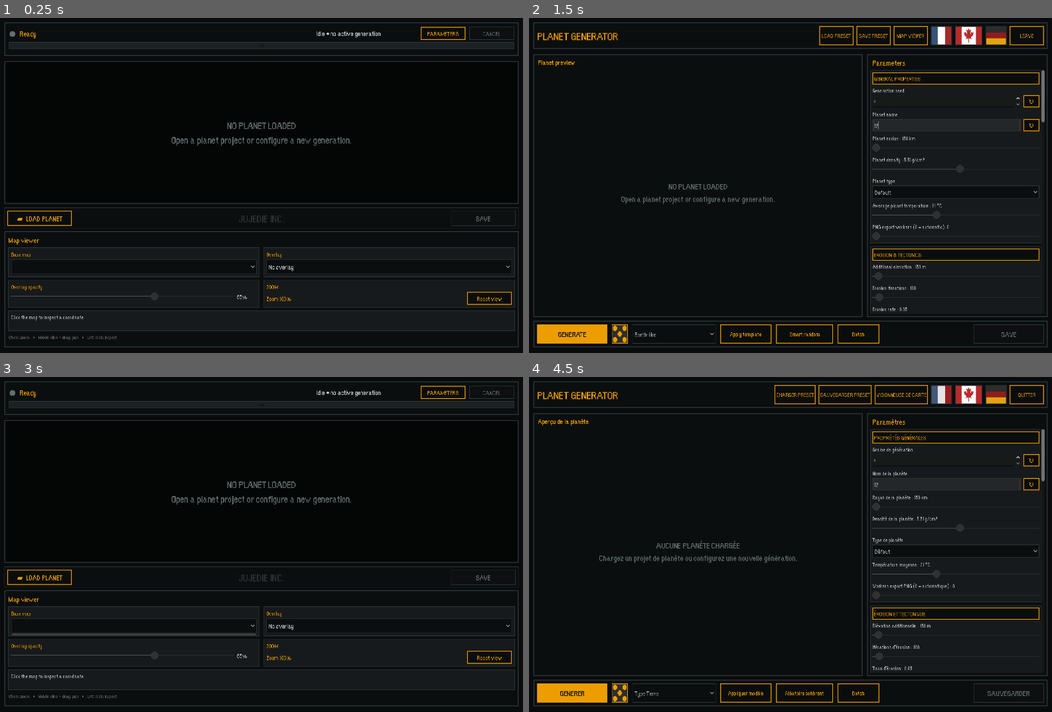
Above: before the commit, frames 1-4 (two rows, left to right).
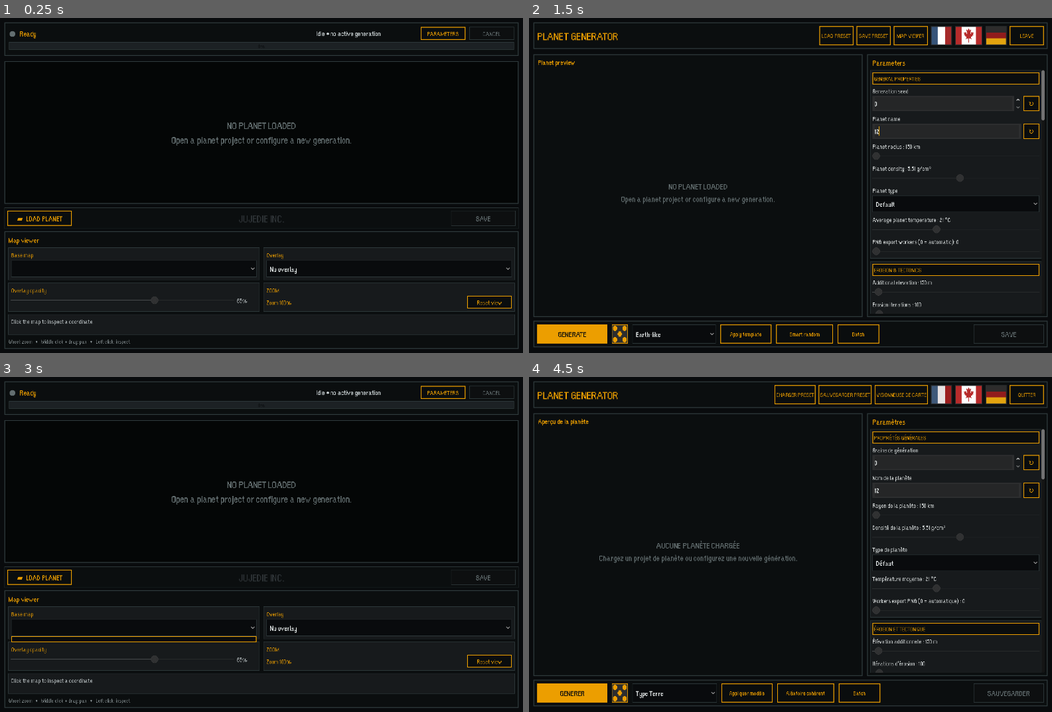
Above: after the commit, the same moments.

Repository: Jujedie/PlanetGenerator
Game: Godot game, scene res://data/scn/master.tscn
Same seed, same stepped clock (60 frames per second), same inputs: the game is played once before the commit and once after it.
Inputs (mouse positions are in pixels of both pictures, inside the frame that each line leads up to; where the layout moved, square brackets give the same spot in the first picture):
- Up to frame 1 (0.25 s): no input
- Up to frame 2 (1.5 s): click "PARAMETERS" at 0.5 s; click (947, 125) at 1.27 s; type "12" at 1.35 s
- Up to frame 3 (3 s): click "MAP VIEWER" at 2 s; click (135, 628) [135, 624] at 2.75 s
- Up to frame 4 (4.5 s): click "PARAMETERS" at 3.5 s; click (942, 393) at 4.27 s

The runs differ from the first frame. In frame 1, 2.1% of the frame differs, in the area x 0-100%, y 9-99%; in frame 2, 2.1%; in frame 3, 2.6%; in frame 4, 2.5%.

Commit message:
feat: Améliorer le style et la taille des éléments de l'interface utilisateur dans les espaces de travail

Diff:
--- a/src/scenes/parameter_workspace.gd
+++ b/src/scenes/parameter_workspace.gd
@@ -18,6 +18,7 @@
 const UI_PANEL_ALT := Color(0.09, 0.105, 0.11, 0.98)
 const UI_BORDER := Color(0.19, 0.23, 0.24, 1.0)
 const UI_TEXT := Color(0.78, 0.81, 0.82, 1.0)
+const UI_TEXT_BRIGHT := Color(0.92, 0.94, 0.94, 1.0)
 const UI_MUTED := Color(0.39, 0.43, 0.44, 1.0)
 const PARAMETER_SCHEMA := preload("res://src/scenes/planet_parameter_schema.gd")
 const PLANET_TEMPLATES := preload("res://src/classes/classes_io/planet_templates.gd")
@@ -137,8 +138,11 @@
 
 
 func _style_line_edit(edit: LineEdit) -> void:
-	edit.add_theme_color_override("font_color", UI_TEXT)
-	edit.add_theme_font_size_override("font_size", 18)
+	edit.custom_minimum_size.y = 40
+	edit.add_theme_color_override("font_color", UI_TEXT_BRIGHT)
+	edit.add_theme_color_override("caret_color", UI_AMBER_BRIGHT)
+	edit.add_theme_color_override("selection_color", Color(0.42, 0.28, 0.0, 1.0))
+	edit.add_theme_font_size_override("font_size", 20)
 	var style := load("res://data/styles/lineEdit.tres") as StyleBox
 	if style != null:
 		edit.add_theme_stylebox_override("normal", style)
@@ -147,14 +151,51 @@
 
 func _style_option(option: OptionButton) -> void:
 	option.focus_mode = Control.FOCUS_NONE
-	option.custom_minimum_size.y = 34
-	option.add_theme_color_override("font_color", UI_TEXT)
+	option.custom_minimum_size.y = 44
+	option.add_theme_color_override("font_color", UI_TEXT_BRIGHT)
 	option.add_theme_color_override("font_hover_color", UI_AMBER_BRIGHT)
-	option.add_theme_font_size_override("font_size", 18)
-	var field_style := _panel_style(Color(0.045, 0.055, 0.06, 1.0), UI_BORDER, 1, 6.0)
+	option.add_theme_color_override("font_pressed_color", UI_AMBER_BRIGHT)
+	option.add_theme_font_size_override("font_size", 21)
+	var field_style := _panel_style(Color(0.035, 0.045, 0.05, 1.0), UI_BORDER, 1, 9.0)
 	for style_name in ["normal", "normal_mirrored", "pressed", "pressed_mirrored", "hover", "hover_mirrored", "hover_pressed", "hover_pressed_mirrored", "disabled", "disabled_mirrored"]:
 		option.add_theme_stylebox_override(style_name, field_style)
 	option.add_theme_stylebox_override("focus", StyleBoxEmpty.new())
+	_style_popup_menu(option.get_popup(), 420)
+
+
+func _style_popup_menu(popup: PopupMenu, minimum_width: int) -> void:
+	popup.min_size = Vector2i(minimum_width, 0)
+	popup.max_size = Vector2i(720, 620)
+	popup.add_theme_font_size_override("font_size", 21)
+	popup.add_theme_color_override("font_color", UI_TEXT_BRIGHT)
+	popup.add_theme_color_override("font_hover_color", UI_DARK)
+	popup.add_theme_color_override("font_pressed_color", UI_DARK)
+	popup.add_theme_color_override("font_checked_color", UI_AMBER_BRIGHT)
+	popup.add_theme_color_override("font_disabled_color", UI_MUTED)
+	popup.add_theme_color_override("font_separator_color", UI_AMBER)
+	popup.add_theme_constant_override("v_separation", 8)
+	popup.add_theme_constant_override("h_separation", 12)
+	popup.add_theme_constant_override("item_start_padding", 14)
+	popup.add_theme_constant_override("item_end_padding", 14)
+	popup.add_theme_stylebox_override("panel", _panel_style(Color(0.035, 0.045, 0.05, 0.99), UI_AMBER, 2, 8.0))
+	popup.add_theme_stylebox_override("hover", _panel_style(UI_AMBER_BRIGHT, UI_AMBER_BRIGHT, 0, 5.0))
+	var unchecked_icon := load("res://data/img/UI/Range/Grabber.png") as Texture2D
+	var checked_icon := load("res://data/img/UI/Range/Grabber_grabbed.png") as Texture2D
+	popup.add_theme_icon_override("radio_unchecked", unchecked_icon)
+	popup.add_theme_icon_override("radio_checked", checked_icon)
+	popup.add_theme_icon_override("unchecked", unchecked_icon)
+	popup.add_theme_icon_override("checked", checked_icon)
+	_style_popup_scrollbars(popup)
+
+
+func _style_popup_scrollbars(popup: PopupMenu) -> void:
+	for node in popup.find_children("*", "VScrollBar", true, false):
+		var scrollbar := node as VScrollBar
+		scrollbar.custom_minimum_size.x = 16
+		scrollbar.add_theme_stylebox_override("scroll", _panel_style(Color(0.055, 0.065, 0.07, 1.0), UI_BORDER, 1, 4.0))
+		scrollbar.add_theme_stylebox_override("grabber", _panel_style(UI_AMBER, UI_AMBER, 0, 4.0))
+		scrollbar.add_theme_stylebox_override("grabber_highlight", _panel_style(UI_AMBER_BRIGHT, UI_AMBER_BRIGHT, 0, 4.0))
+		scrollbar.add_theme_stylebox_override("grabber_pressed", _panel_style(UI_AMBER_BRIGHT, UI_AMBER_BRIGHT, 0, 4.0))
 
 
 func _style_slider(slider: HSlider) -> void:
@@ -168,7 +209,9 @@
 func _build_interface() -> void:
 	root = Control.new()
 	root.name = "ParameterWorkspace"
-	root.theme = load("res://data/font/font.tres")
+	var workspace_theme := (load("res://data/font/font.tres") as Theme).duplicate()
+	workspace_theme.default_font_size = 16
+	root.theme = workspace_theme
 	add_child(root)
 	root.set_anchors_and_offsets_preset(Control.PRESET_FULL_RECT)
 
@@ -378,8 +421,8 @@
 	seed_row.add_child(batch_seed_spin)
 
 	batch_status_label = Label.new()
-	batch_status_label.add_theme_color_override("font_color", UI_MUTED)
-	batch_status_label.add_theme_font_size_override("font_size", 16)
+	batch_status_label.add_theme_color_override("font_color", Color(0.58, 0.62, 0.63, 1.0))
+	batch_status_label.add_theme_font_size_override("font_size", 18)
 	batch_status_label.autowrap_mode = TextServer.AUTOWRAP_WORD_SMART
 	batch_status_label.custom_minimum_size.y = 42.0
 	box.add_child(batch_status_label)
@@ -450,8 +493,8 @@
 
 	var label := Label.new()
 	label.name = "Label"
-	label.add_theme_color_override("font_color", UI_TEXT)
-	label.add_theme_font_size_override("font_size", 16)
+	label.add_theme_color_override("font_color", UI_TEXT_BRIGHT)
+	label.add_theme_font_size_override("font_size", 18)
 	row.add_child(label)
 	_value_labels[key] = label
 
@@ -486,6 +529,7 @@
 			spin.max_value = float(definition.get("max", 100.0))
 			spin.step = float(definition.get("step", 1.0))
 			spin.value = float(definition.get("default", 0.0))
+			_style_line_edit(spin.get_line_edit())
 			hbox.add_child(spin)
 			var random_seed_button := Button.new()
 			random_seed_button.text = "↻"
--- a/src/scenes/reference_viewer_workspace.gd
+++ b/src/scenes/reference_viewer_workspace.gd
@@ -8,6 +8,7 @@
 const UI_PANEL_ALT := Color(0.09, 0.105, 0.11, 0.98)
 const UI_BORDER := Color(0.19, 0.23, 0.24, 1.0)
 const UI_TEXT := Color(0.78, 0.81, 0.82, 1.0)
+const UI_TEXT_BRIGHT := Color(0.92, 0.94, 0.94, 1.0)
 const UI_MUTED := Color(0.39, 0.43, 0.44, 1.0)
 
 var root: Control
@@ -82,17 +83,52 @@
 
 func _style_option(option: OptionButton) -> void:
 	option.focus_mode = Control.FOCUS_NONE
-	option.custom_minimum_size = Vector2(360, 38)
+	option.custom_minimum_size = Vector2(360, 44)
 	option.size_flags_horizontal = Control.SIZE_EXPAND_FILL
-	option.add_theme_color_override("font_color", UI_TEXT)
+	option.add_theme_color_override("font_color", UI_TEXT_BRIGHT)
 	option.add_theme_color_override("font_hover_color", UI_AMBER_BRIGHT)
-	option.add_theme_font_size_override("font_size", 19)
-	var field_style := _panel_style(Color(0.045, 0.055, 0.06, 1.0), UI_BORDER, 1, 6.0)
+	option.add_theme_color_override("font_pressed_color", UI_AMBER_BRIGHT)
+	option.add_theme_font_size_override("font_size", 21)
+	var field_style := _panel_style(Color(0.035, 0.045, 0.05, 1.0), UI_BORDER, 1, 9.0)
 	for style_name in ["normal", "normal_mirrored", "pressed", "pressed_mirrored", "hover", "hover_mirrored", "hover_pressed", "hover_pressed_mirrored", "disabled", "disabled_mirrored"]:
 		option.add_theme_stylebox_override(style_name, field_style)
 	option.add_theme_stylebox_override("focus", StyleBoxEmpty.new())
-	var popup: PopupMenu = option.get_popup()
-	popup.min_size = Vector2i(560, 0)
+	_style_popup_menu(option.get_popup(), 600)
+
+
+func _style_popup_menu(popup: PopupMenu, minimum_width: int) -> void:
+	popup.min_size = Vector2i(minimum_width, 0)
+	popup.max_size = Vector2i(760, 620)
+	popup.add_theme_font_size_override("font_size", 21)
+	popup.add_theme_color_override("font_color", UI_TEXT_BRIGHT)
+	popup.add_theme_color_override("font_hover_color", UI_DARK)
+	popup.add_theme_color_override("font_pressed_color", UI_DARK)
+	popup.add_theme_color_override("font_checked_color", UI_AMBER_BRIGHT)
+	popup.add_theme_color_override("font_disabled_color", UI_MUTED)
+	popup.add_theme_color_override("font_separator_color", UI_AMBER)
+	popup.add_theme_constant_override("v_separation", 8)
+	popup.add_theme_constant_override("h_separation", 12)
+	popup.add_theme_constant_override("item_start_padding", 14)
+	popup.add_theme_constant_override("item_end_padding", 14)
+	popup.add_theme_stylebox_override("panel", _panel_style(Color(0.035, 0.045, 0.05, 0.99), UI_AMBER, 2, 8.0))
+	popup.add_theme_stylebox_override("hover", _panel_style(UI_AMBER_BRIGHT, UI_AMBER_BRIGHT, 0, 5.0))
+	var unchecked_icon := load("res://data/img/UI/Range/Grabber.png") as Texture2D
+	var checked_icon := load("res://data/img/UI/Range/Grabber_grabbed.png") as Texture2D
+	popup.add_theme_icon_override("radio_unchecked", unchecked_icon)
+	popup.add_theme_icon_override("radio_checked", checked_icon)
+	popup.add_theme_icon_override("unchecked", unchecked_icon)
+	popup.add_theme_icon_override("checked", checked_icon)
+	_style_popup_scrollbars(popup)
+
+
+func _style_popup_scrollbars(popup: PopupMenu) -> void:
+	for node in popup.find_children("*", "VScrollBar", true, false):
+		var scrollbar := node as VScrollBar
+		scrollbar.custom_minimum_size.x = 16
+		scrollbar.add_theme_stylebox_override("scroll", _panel_style(Color(0.055, 0.065, 0.07, 1.0), UI_BORDER, 1, 4.0))
+		scrollbar.add_theme_stylebox_override("grabber", _panel_style(UI_AMBER, UI_AMBER, 0, 4.0))
+		scrollbar.add_theme_stylebox_override("grabber_highlight", _panel_style(UI_AMBER_BRIGHT, UI_AMBER_BRIGHT, 0, 4.0))
+		scrollbar.add_theme_stylebox_override("grabber_pressed", _panel_style(UI_AMBER_BRIGHT, UI_AMBER_BRIGHT, 0, 4.0))
 
 
 func _make_group(parent: Container, min_width: float) -> VBoxContainer:
@@ -106,7 +142,7 @@
 	panel.add_child(content)
 	var title := Label.new()
 	title.add_theme_color_override("font_color", UI_AMBER)
-	title.add_theme_font_size_override("font_size", 16)
+	title.add_theme_font_size_override("font_size", 18)
 	content.add_child(title)
 	return content
 
@@ -114,7 +150,9 @@
 func _build_interface() -> void:
 	root = Control.new()
 	root.name = "ReferenceViewer"
-	root.theme = load("res://data/font/font.tres")
+	var workspace_theme := (load("res://data/font/font.tres") as Theme).duplicate()
+	workspace_theme.default_font_size = 16
+	root.theme = workspace_theme
 	add_child(root)
 	root.set_anchors_and_offsets_preset(Control.PRESET_FULL_RECT)
 
@@ -169,7 +207,7 @@
 	progress_bar.max_value = 100.0
 	progress_bar.show_percentage = true
 	progress_bar.add_theme_color_override("font_color", UI_DARK)
-	progress_bar.add_theme_font_size_override("font_size", 13)
+	progress_bar.add_theme_font_size_override("font_size", 16)
 	progress_bar.add_theme_stylebox_override("background", _panel_style(Color(0.11, 0.13, 0.14, 1.0), UI_BORDER, 1, 0.0))
 	progress_bar.add_theme_stylebox_override("fill", _panel_style(UI_AMBER, UI_AMBER, 0, 0.0))
 	header_box.add_child(progress_bar)
@@ -320,12 +358,13 @@
 	inspector_label.name = "InspectorLabel"
 	inspector_label.custom_minimum_size.y = 40
 	inspector_label.add_theme_color_override("font_color", UI_TEXT)
-	inspector_label.add_theme_font_size_override("font_size", 16)
+	inspector_label.add_theme_font_size_override("font_size", 18)
 	inspector_label.autowrap_mode = TextServer.AUTOWRAP_WORD_SMART
 	inspector_panel.add_child(inspector_label)
 	help_label = Label.new()
 	help_label.add_theme_color_override("font_color", UI_MUTED)
-	help_label.add_theme_font_size_override("font_size", 14)
+	help_label.add_theme_color_override("font_color", Color(0.58, 0.62, 0.63, 1.0))
+	help_label.add_theme_font_size_override("font_size", 16)
 	viewer_box.add_child(help_label)
 
 
--- a/tests/reference_viewer_ui_smoke.gd
+++ b/tests/reference_viewer_ui_smoke.gd
@@ -22,12 +22,19 @@
 	var controls := viewer_root.get_node_or_null("MapViewerControls") as Control
 	assert(map_viewport != null and map_viewport.size.x > 1000.0)
 	assert(controls != null and controls.position.y > map_viewport.position.y + map_viewport.size.y)
+	var base_select := master.get("_viewer_base_select") as OptionButton
+	assert(base_select != null and base_select.custom_minimum_size.y >= 44.0)
+	assert(base_select.get_theme_font_size("font_size") >= 21)
+	assert(base_select.get_popup().get_theme_font_size("font_size") >= 21)
+	assert(base_select.get_popup().max_size.y <= 620)
 	master.call("_show_parameters_workspace")
 	assert(not viewer_layer.visible)
-	var return_layer := master.get_node_or_null("ViewerReturnLayer") as CanvasLayer
-	assert(return_layer != null and return_layer.visible)
+	var parameter_layer := master.get_node_or_null("ParameterWorkspaceLayer") as ParameterWorkspace
+	assert(parameter_layer != null and parameter_layer.visible)
+	assert(parameter_layer.template_select.custom_minimum_size.y >= 44.0)
+	assert(parameter_layer.template_select.get_popup().get_theme_font_size("font_size") >= 21)
 	master.call("_show_viewer_workspace")
-	assert(viewer_layer.visible and not return_layer.visible)
+	assert(viewer_layer.visible and not parameter_layer.visible)
 
 	DirAccess.make_dir_recursive_absolute("user://temp")
 	var capture_path := "user://temp/reference_viewer_smoke.png"
@@ -35,10 +42,23 @@
 		var capture := get_viewport().get_texture().get_image()
 		var capture_error := capture.save_png(capture_path)
 		assert(capture_error == OK)
+		base_select.show_popup()
+		await get_tree().process_frame
+		await get_tree().process_frame
+		var popup_capture := get_viewport().get_texture().get_image()
+		var popup_capture_error := popup_capture.save_png("user://temp/selection_menu_smoke.png")
+		assert(popup_capture_error == OK)
+		base_select.get_popup().hide()
 		master.call("_show_parameters_workspace")
 		await get_tree().process_frame
 		var parameter_capture := get_viewport().get_texture().get_image()
 		var parameter_capture_error := parameter_capture.save_png("user://temp/parameter_workspace_smoke.png")
 		assert(parameter_capture_error == OK)
+		parameter_layer.template_select.show_popup()
+		await get_tree().process_frame
+		await get_tree().process_frame
+		var parameter_popup_capture := get_viewport().get_texture().get_image()
+		var parameter_popup_capture_error := parameter_popup_capture.save_png("user://temp/parameter_selection_menu_smoke.png")
+		assert(parameter_popup_capture_error == OK)
 	print("Reference viewer UI smoke: PASS — ", ProjectSettings.globalize_path(capture_path))
 	get_tree().quit()
